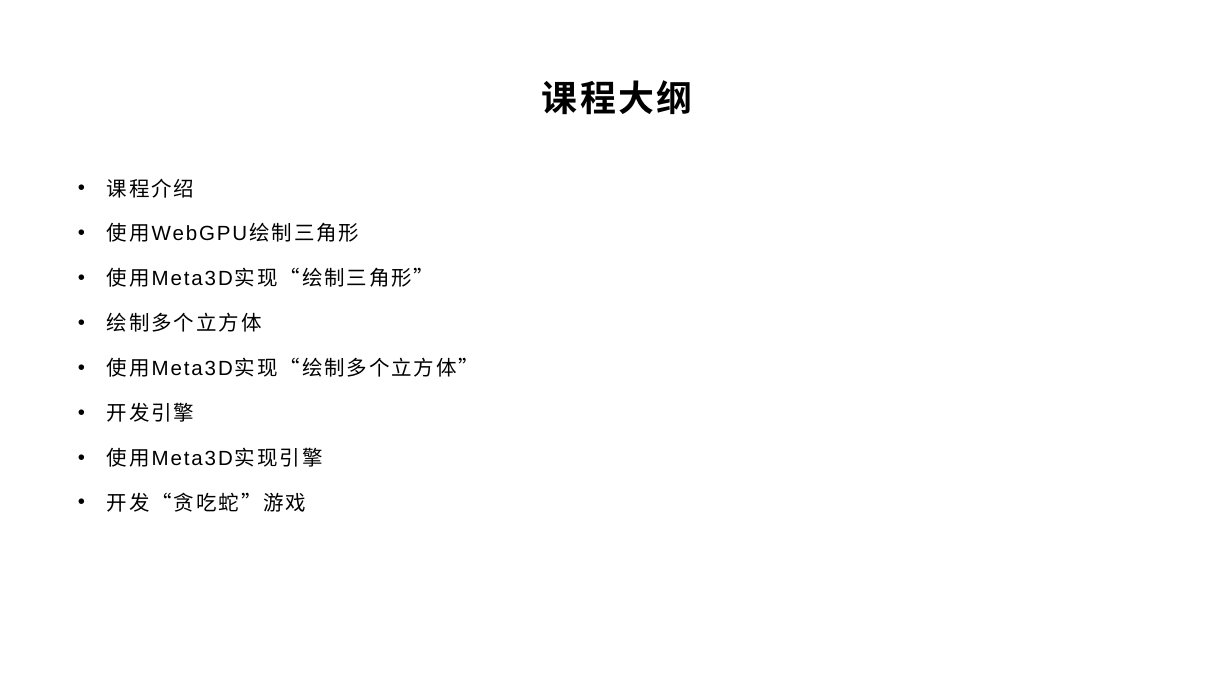
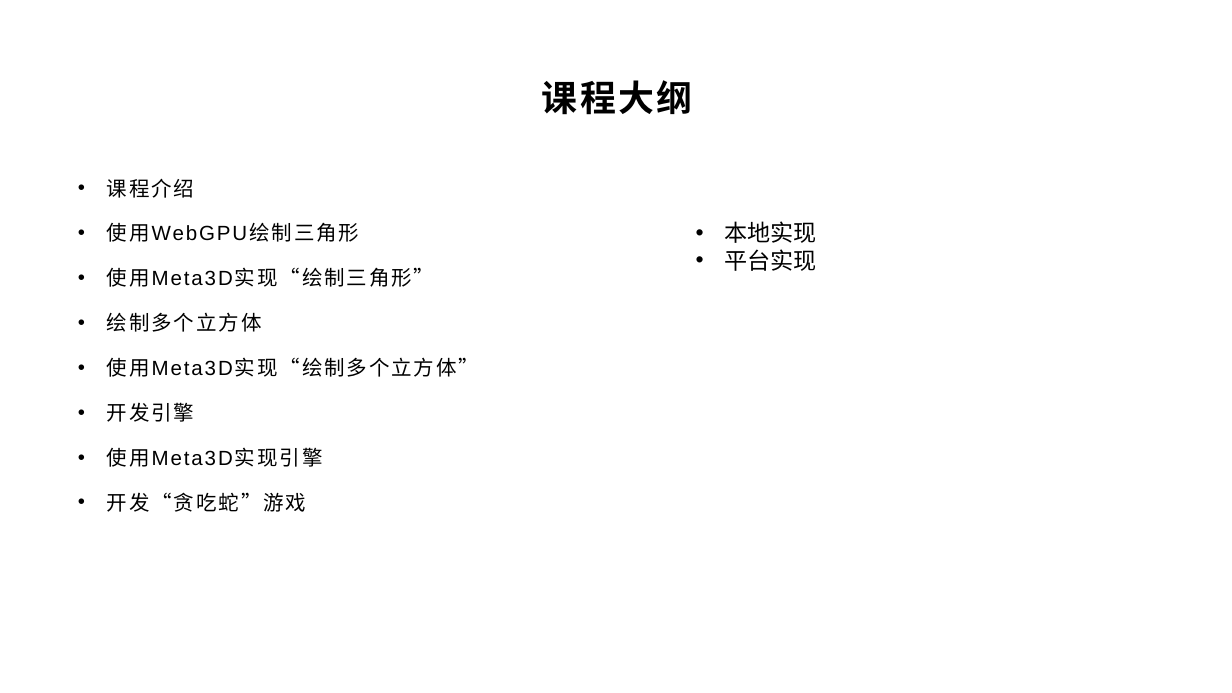
Before and after one commit to yyc-git/WebGPUSnakeEdu, a slide deck: slide 10 of lessons/0_introduce/课程介绍.pptx. Drawn at 1232x693 pixels with LibreOffice and Linux fonts; fonts in the diff are those of the drawing; background and template pictures are left out. Boxes give left, top, right and bottom in pixels: in the first picture for what was removed or moved away, otherwise in the second. Text is boxed around its words. In the diff, an @@ line names an element or a change of style, - is before the commit and + after.

```diff
--- a/lessons/0_introduce/课程介绍.pptx
+++ b/lessons/0_introduce/课程介绍.pptx
@@ text added at (725,221,817,271), 18 pt, text #000000 @@
+• 本地实现
+• 平台实现
```
Also in this commit, not shown: 1 other slide changed.
